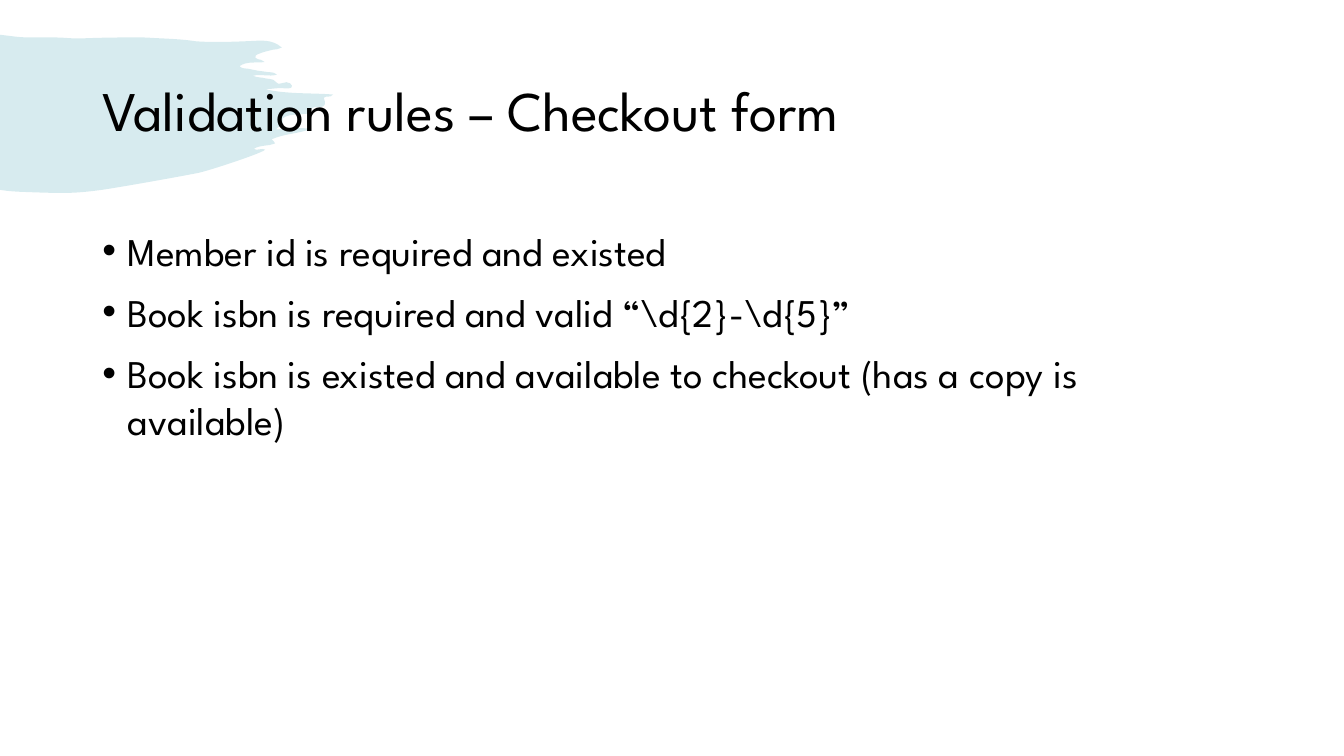
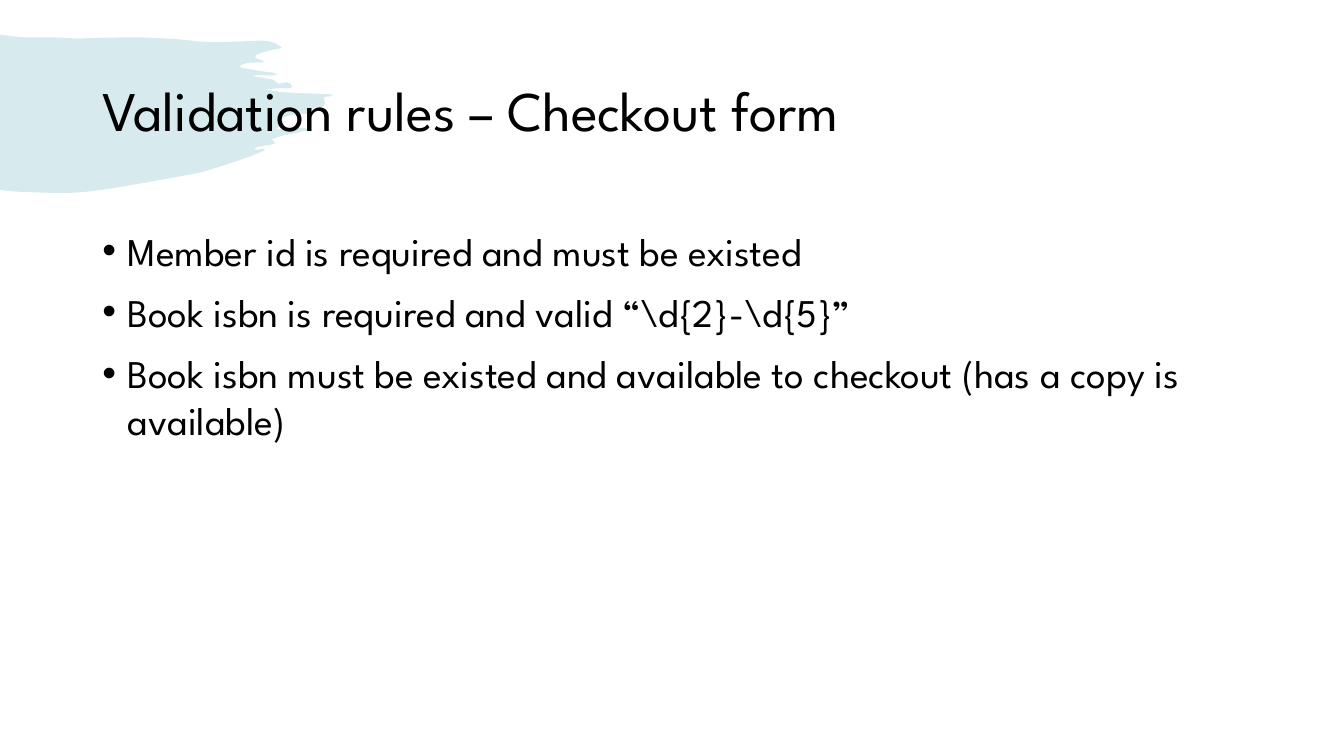
Before and after one commit to venturousman/miu-mpp-library, a slide deck: slide 12 of documents/Group 7 Library Application Presentation.pptx. Drawn at 1344x756 pixels with LibreOffice and Linux fonts; fonts in the diff are those of the drawing. Boxes give left, top, right and bottom in pixels: in the first picture for what was removed or moved away, otherwise in the second. Text is boxed around its words. In the diff, an @@ line names an element or a change of style, - is before the commit and + after.

```diff
--- a/documents/Group 7 Library Application Presentation.pptx
+++ b/documents/Group 7 Library Application Presentation.pptx
@@ text at <box>128,239,801,274</box>: text changed @@
-• Member id is required and existed
+• Member id is required and must be existed
@@ text at <box>128,361,1180,443</box>: text changed @@
-• Book isbn is existed and available to checkout (has a copy is available)
+• Book isbn must be existed and available to checkout (has a copy is available)
```
Also in this commit, not shown: 9 other slides changed, 1 slide added, 3 other files.
